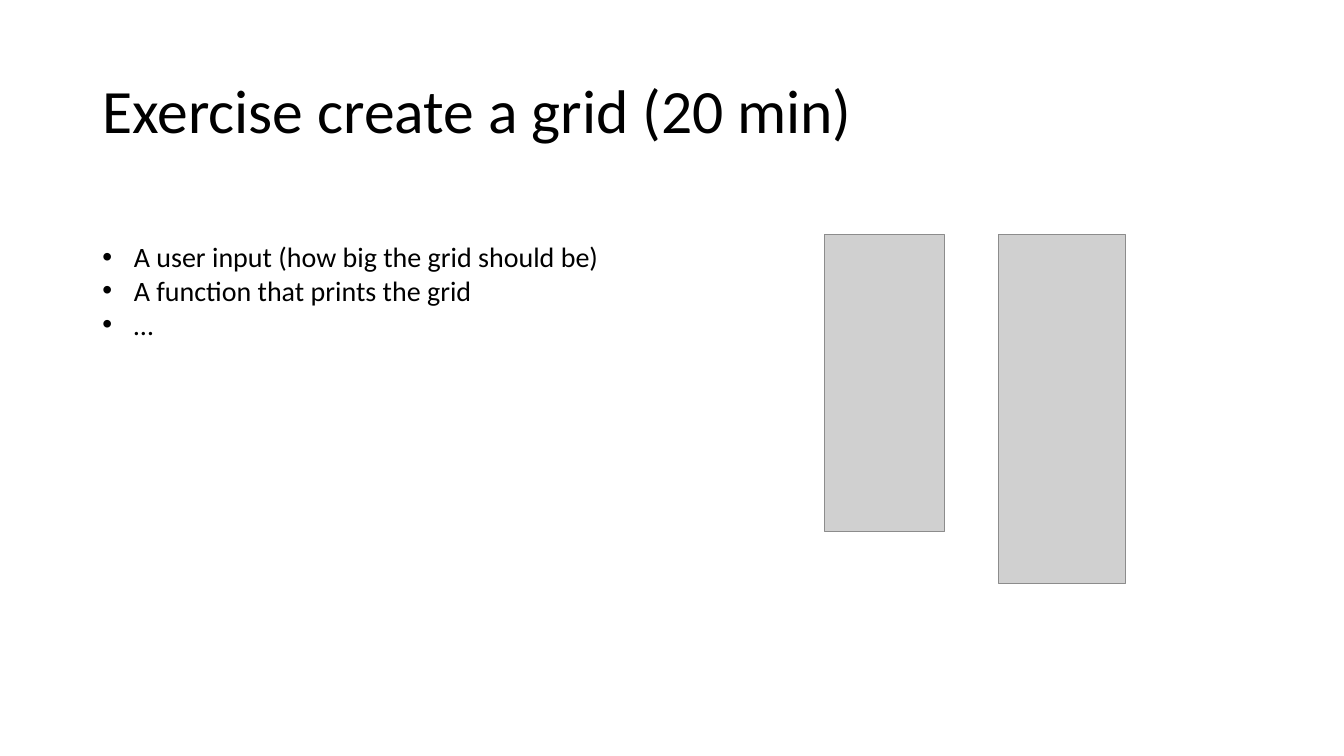
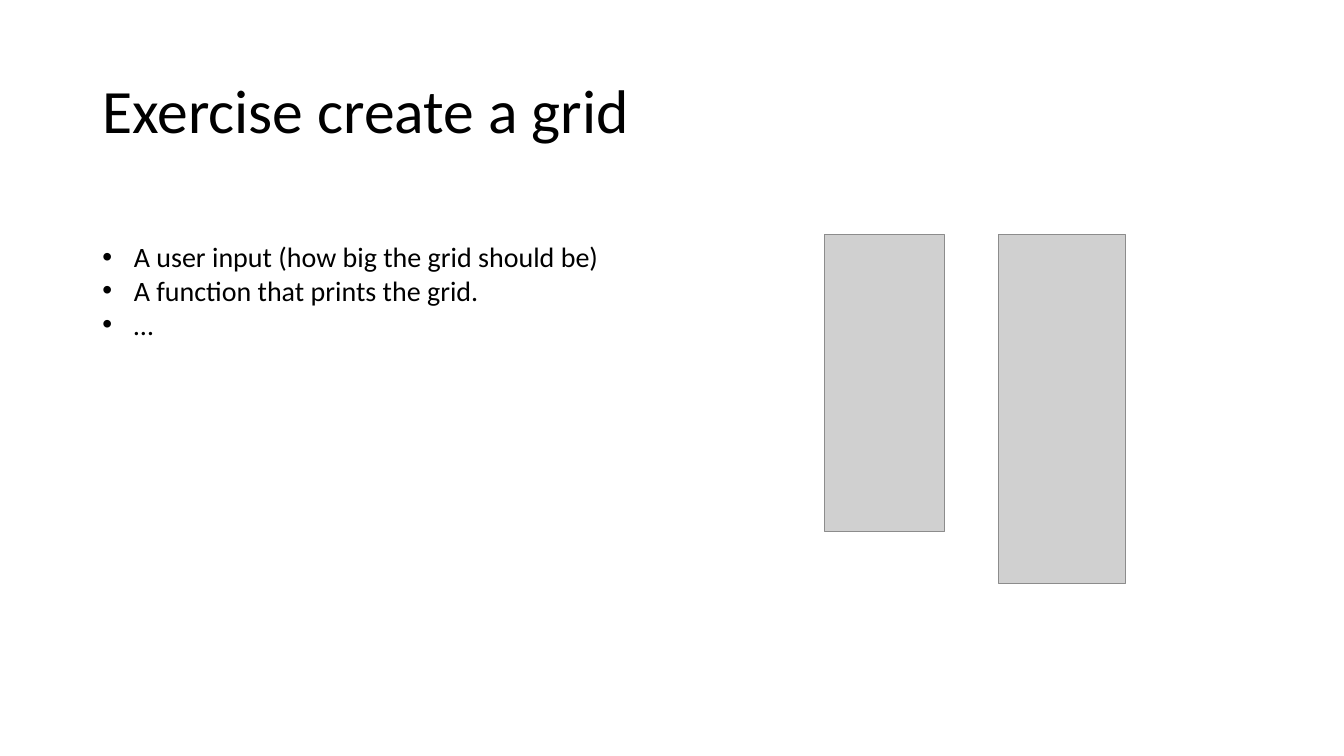
Before and after one commit to JoZonneveld/TCR-python-lessons, a slide deck: slide 9 of Lessons/Jaar 2/Lesson 3/Lesson 3.pptx. Drawn at 1344x756 pixels with LibreOffice and Linux fonts; fonts in the diff are those of the drawing; grey boxes stand for pictures; background and template pictures are left out. Boxes give left, top, right and bottom in pixels: in the first picture for what was removed or moved away, otherwise in the second. Text is boxed around its words. In the diff, an @@ line names an element or a change of style, - is before the commit and + after.

```diff
--- a/Lessons/Jaar 2/Lesson 3/Lesson 3.pptx
+++ b/Lessons/Jaar 2/Lesson 3/Lesson 3.pptx
@@ title at [102,90,629,144]: text changed @@
-Exercise create a grid (20 min)
+Exercise create a grid
@@ text at [134,281,478,306]: text changed @@
-• A function that prints the grid
+• A function that prints the grid.
```
Also in this commit, not shown: 3 other slides changed, 4 slides removed, 2 other files.
